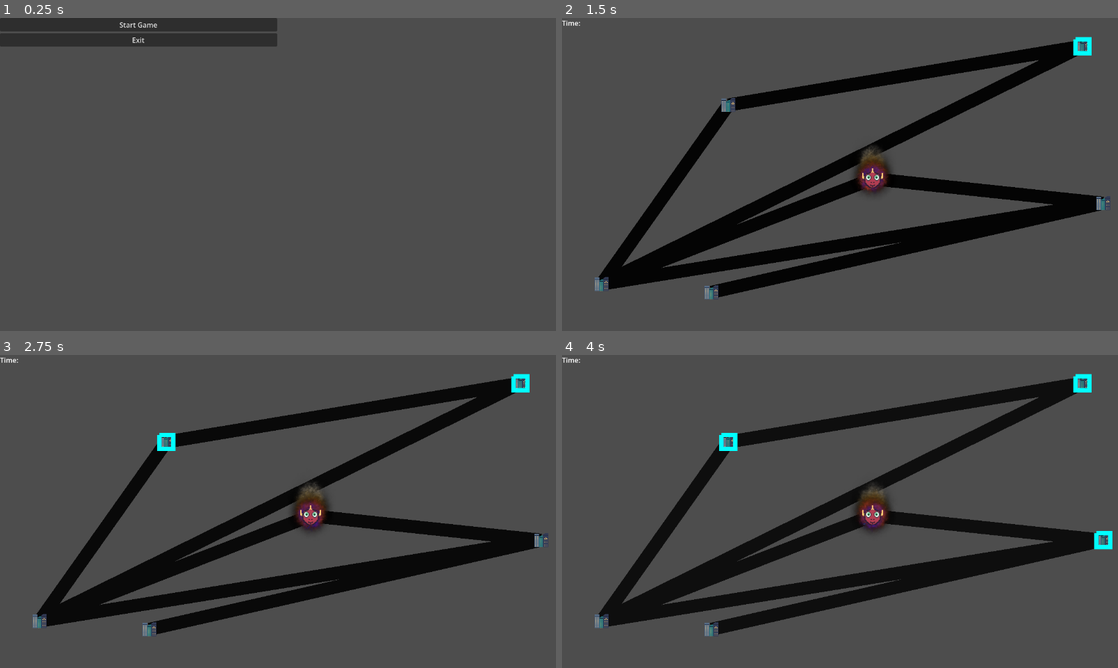
Above: before the commit, frames 1-4 (two rows, left to right).
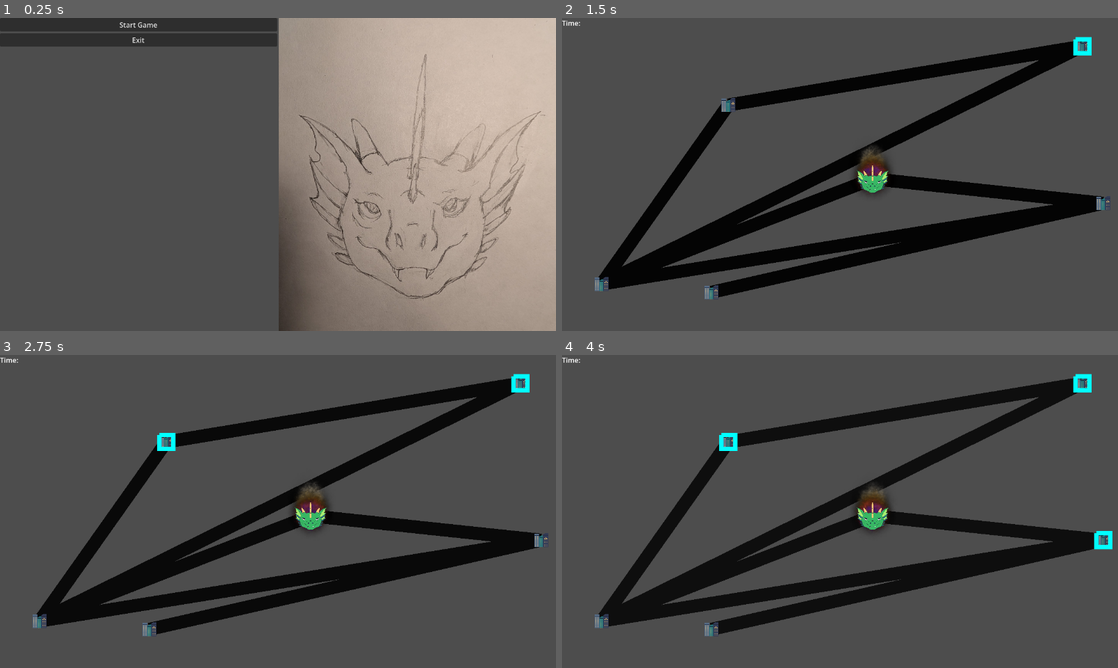
Above: after the commit, the same moments.

Repository: firefly2442/queble-game-jam
Game: Godot game, scene res://scenes/Main.tscn
Two runs of this game, one before a commit and one after it. Both use one fixed random seed, a clock stepped at 60 frames per second and the inputs below.
Inputs (mouse positions are in pixels of both pictures, inside the frame that each line leads up to):
- Up to frame 1 (0.25 s): no input
- Up to frame 2 (1.5 s): click "Start Game" at 0.5 s; drag from (1084, 46) to (728, 105) at 1.27 s
- Up to frame 3 (2.75 s): drag from (166, 442) to (522, 383) at 2.02 s
- Up to frame 4 (4 s): tap Enter at 2.75 s; move the mouse to (873, 514) at 2.77 s; click (873, 514) at 2.92 s; tap Space (ui_select) at 3.5 s; drag from (1101, 539) to (728, 442) at 3.52 s

The runs differ from the first frame. In frame 1, 48% of the frame differs, in the area x 50-100%, y 0-100%; in frame 2, 0.3%; in frame 3, 0.3%; in frame 4, 0.3%.

Commit message:
feat: add dragon graphics hand drawn

Diff:
--- a/scenes/MainMenu.tscn
+++ b/scenes/MainMenu.tscn
@@ -1,6 +1,7 @@
 [gd_scene format=3 uid="uid://jhs55aqbv7tw"]
 
 [ext_resource type="Script" uid="uid://cill6ftlpuomw" path="res://scripts/MainMenu.gd" id="1_yqorp"]
+[ext_resource type="Texture2D" uid="uid://bv43g3rcv4jwj" path="res://images/hand-drawn/dragon-hand-drawn.jpg" id="2_0ykhv"]
 
 [node name="MainMenu" type="Node2D" unique_id=1651906405]
 script = ExtResource("1_yqorp")
@@ -28,5 +29,11 @@
 layout_mode = 2
 size_flags_horizontal = 3
 
+[node name="TextureRect" type="TextureRect" parent="MarginContainer/HBoxContainer/VBoxContainer2" unique_id=1022691848]
+layout_mode = 2
+size_flags_vertical = 3
+texture = ExtResource("2_0ykhv")
+expand_mode = 1
+
 [connection signal="pressed" from="MarginContainer/HBoxContainer/VBoxContainerMenu/StartGameButton" to="." method="_on_start_game_button_pressed"]
 [connection signal="pressed" from="MarginContainer/HBoxContainer/VBoxContainerMenu/ExitButton" to="." method="_on_exit_button_pressed"]
--- a/scenes/entities/Dragon.tscn
+++ b/scenes/entities/Dragon.tscn
@@ -1,7 +1,7 @@
 [gd_scene format=3 uid="uid://lh3txbxrchpu"]
 
 [ext_resource type="Script" uid="uid://b0b7qkfcya80a" path="res://scripts/entities/Dragon.gd" id="1_32ss0"]
-[ext_resource type="Texture2D" uid="uid://x3c2d1mofon" path="res://images/Dragon.png" id="2_32ss0"]
+[ext_resource type="Texture2D" uid="uid://ceq4p6wt3xybu" path="res://images/dragon-hand-drawn-palette.png" id="3_6va4p"]
 [ext_resource type="Texture2D" uid="uid://b8p2v65v1v5xl" path="res://images/particle/fire_02.png" id="3_hdp4x"]
 
 [sub_resource type="Curve" id="Curve_hdp4x"]
@@ -48,7 +48,8 @@
 process_material = SubResource("ParticleProcessMaterial_c5a0m")
 
 [node name="Sprite2D" type="Sprite2D" parent="." unique_id=765123552]
-texture = ExtResource("2_32ss0")
+scale = Vector2(0.06, 0.06)
+texture = ExtResource("3_6va4p")
 
 [node name="Area2D" type="Area2D" parent="." unique_id=1330865980]
 
--- a/scripts/Game.gd
+++ b/scripts/Game.gd
@@ -52,6 +52,8 @@
 				all_cities_have_road = false
 		if all_cities_have_road:
 			break
+	GameState.roads = %Roads.get_children()
+	GameState.cities = %Cities.get_children()
 
 
 	# randomly generate and place roads
@@ -78,8 +80,9 @@
 		var dragon: Dragon = dragon_scene.instantiate()
 		# pick a random city to place it in
 		var rand_city: City = %Cities.get_children().pick_random()
-		dragon.global_position = rand_city.global_position
+		dragon.starting_city = rand_city
 		%Dragons.add_child(dragon)
+	GameState.dragons = %Dragons.get_children()
 
 
 func _process(_delta: float) -> void:
--- a/scripts/entities/Dragon.gd
+++ b/scripts/entities/Dragon.gd
@@ -1,8 +1,39 @@
 class_name Dragon
 extends Node2D
 
+var starting_city: City ## the city the dragon is starting from
+var ending_city: City ## the city the dragon is moving towards
+var road: Road ## the road the dragon is on
+@export var speed: float = 0.5
+var segment_index: int = 0
+var segment_t: float = 0.0
+
 func _ready() -> void:
-	pass
+	self.global_position = starting_city.city_position
 
-func _process(_delta: float) -> void:
-	pass
+func _process(delta: float) -> void:
+	if not ending_city:
+		ending_city = starting_city.connected_cities.pick_random()
+
+	if not road:
+		road = Utility.getRoadFromCities(starting_city, ending_city)
+
+	#if starting_city and ending_city and road:
+		#var distance_left: float = speed * delta
+#
+		#while distance_left > 0 and segment_index < path.size() - 1:
+			#var from: = road.points.path[segment_index]
+			#var to := path[segment_index + 1]
+			#var segment_length := from.distance_to(to)
+#
+			#var remaining := segment_length - segment_t
+#
+			#if distance_left < remaining:
+				#segment_t += distance_left
+				#global_position = from.lerp(to, segment_t / segment_length)
+				#distance_left = 0
+			#else:
+				#distance_left -= remaining
+				#segment_index += 1
+				#segment_t = 0.0
+				#global_position = to
--- a/scripts/singletons/Game_State.gd
+++ b/scripts/singletons/Game_State.gd
@@ -3,5 +3,9 @@
 var timer: Timer = Timer.new()
 var snow_speed: float = 60.0
 
+var cities: Array
+var roads: Array
+var dragons: Array
+
 func _ready() -> void:
 	pass
--- a/scripts/singletons/Utility.gd
+++ b/scripts/singletons/Utility.gd
@@ -36,3 +36,11 @@
 	var s: float = (-s1.y * (a1.x - b1.x) + s1.x * (a1.y - b1.y)) / (-s2.x * s1.y + s1.x * s2.y)
 	var t: float = ( s2.x * (a1.y - b1.y) - s2.y * (a1.x - b1.x)) / (-s2.x * s1.y + s1.x * s2.y)
 	return s >= 0 and s <= 1 and t >= 0 and t <= 1
+
+func getRoadFromCities(city_one: City, city_two: City) -> Road:
+	for road: Road in GameState.roads:
+		if (road.start_city == city_one and road.end_city == city_two) or \
+		(road.start_city == city_two and road.end_city == city_one):
+			return road
+	push_error("Cannot get road")
+	return null
Binary file added: images/dragon-hand-drawn-palette.png
Not shown, added: images/dragon-hand-drawn-palette.png.import
Binary file added: images/hand-drawn/dragon-hand-drawn.jpg
Not shown, added: images/hand-drawn/dragon-hand-drawn.jpg.import
Not shown, added: images/dragon-hand-drawn-main-menu.pxo
Not shown, added: images/dragon-hand-drawn-palette.pxo
Not shown, added: images/dragon-hand-drawn.pxo
